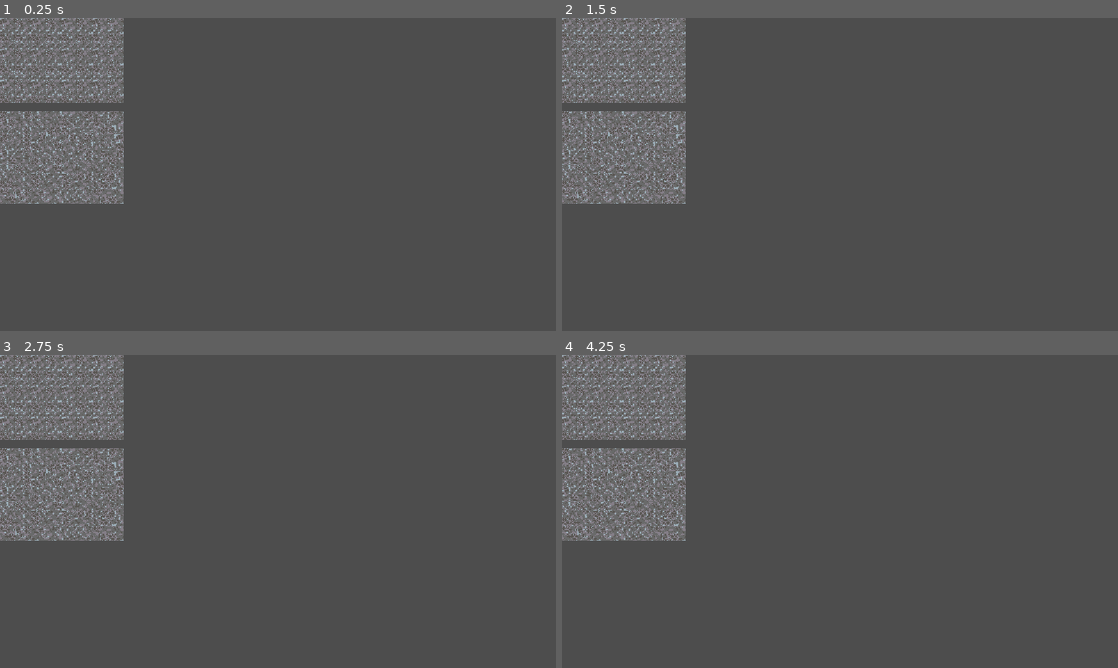
Above: before the commit, frames 1-4 (two rows, left to right).
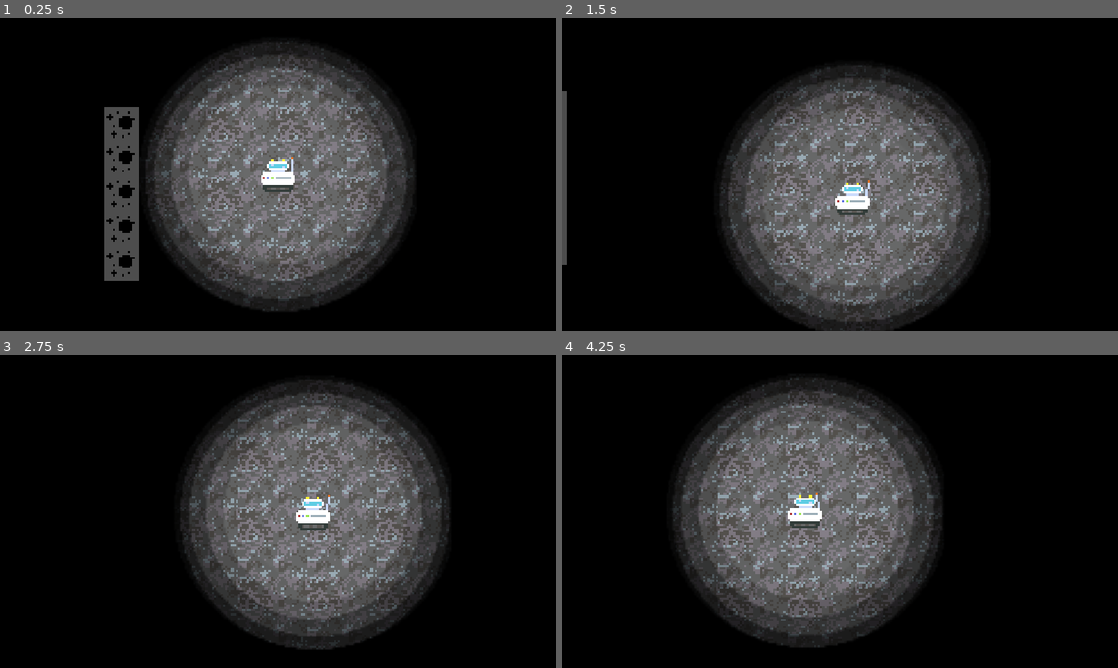
Above: after the commit, the same moments.

Repository: DanielDe8/Moonrunner
Game: Godot game, scene res://Scenes/Main.tscn
Two runs of this game, one before a commit and one after it. Both use one fixed random seed, a clock stepped at 60 frames per second and the inputs below.
Inputs:
- Up to frame 1 (0.25 s): no input
- Up to frame 2 (1.5 s): tap Enter at 0.5 s; hold Right (right) 0.53-1.28 s; hold Down (down) from 1.28 s (still down)
- Up to frame 3 (2.75 s): release Down (down) at 2.03 s; hold Right (right) from 2.03 s (still down)
- Up to frame 4 (4.25 s): release Right (right) at 2.78 s; hold Up (up) 2.78-3.53 s; hold Left (left) from 3.53 s (still down)

The runs differ from the first frame. In frame 1, 84% of the frame differs, in the area x 0-100%, y 0-100%; in frame 2, 86%; in frame 3, 86%; in frame 4, 87%.

Commit message:
fix git

Diff:
--- a/Objects/player.tscn
+++ b/Objects/player.tscn
@@ -1,12 +1,14 @@
 [gd_scene format=3 uid="uid://bsly0swvikiyv"]
 
-[ext_resource type="Texture2D" uid="uid://b5yea7678idhe" path="res://Assets/rover_2.png" id="4_t1tke"]
 [ext_resource type="Script" uid="uid://beck1r130srfd" path="res://Scripts/player.gd" id="1_0ar0x"]
 [ext_resource type="Texture2D" uid="uid://dlpd1ryoc6wrk" path="res://Assets/light_texture.png" id="2_slvmq"]
 [ext_resource type="Texture2D" uid="uid://bib3dfsyttpt8" path="res://Assets/rover_1.png" id="3_ng3n2"]
 [ext_resource type="Texture2D" uid="uid://b5yea7678idhe" path="res://Assets/rover_2.png" id="4_f7am4"]
 [ext_resource type="Texture2D" uid="uid://c1upsf5s1sxdw" path="res://Assets/rover_3.png" id="5_3n8j0"]
 [ext_resource type="Texture2D" uid="uid://c77jvh6mjd8mo" path="res://Assets/rover_4.png" id="6_hyl1l"]
+[ext_resource type="Texture2D" uid="uid://cm0jt7nm55aro" path="res://Assets/atenna_r.png" id="7_qwt6c"]
+[ext_resource type="Texture2D" uid="uid://dkmrdkra85pwk" path="res://Assets/antenna_s.png" id="8_ivlea"]
+[ext_resource type="Texture2D" uid="uid://8nrdp6qmmaj8" path="res://Assets/antenna_l.png" id="9_0ryu0"]
 
 [sub_resource type="CircleShape2D" id="CircleShape2D_kln2b"]
 radius = 8.0
--- a/Scripts/planet_surface_randomizer.gd
+++ b/Scripts/planet_surface_randomizer.gd
@@ -2,6 +2,7 @@
 
 
 func _ready() -> void:
+	get_child(4).hide()
 	var sprite = get_child(randi_range(0, 3))
 	sprite.show()
 	sprite.rotation_degrees = randi_range(0, 3) * 90
